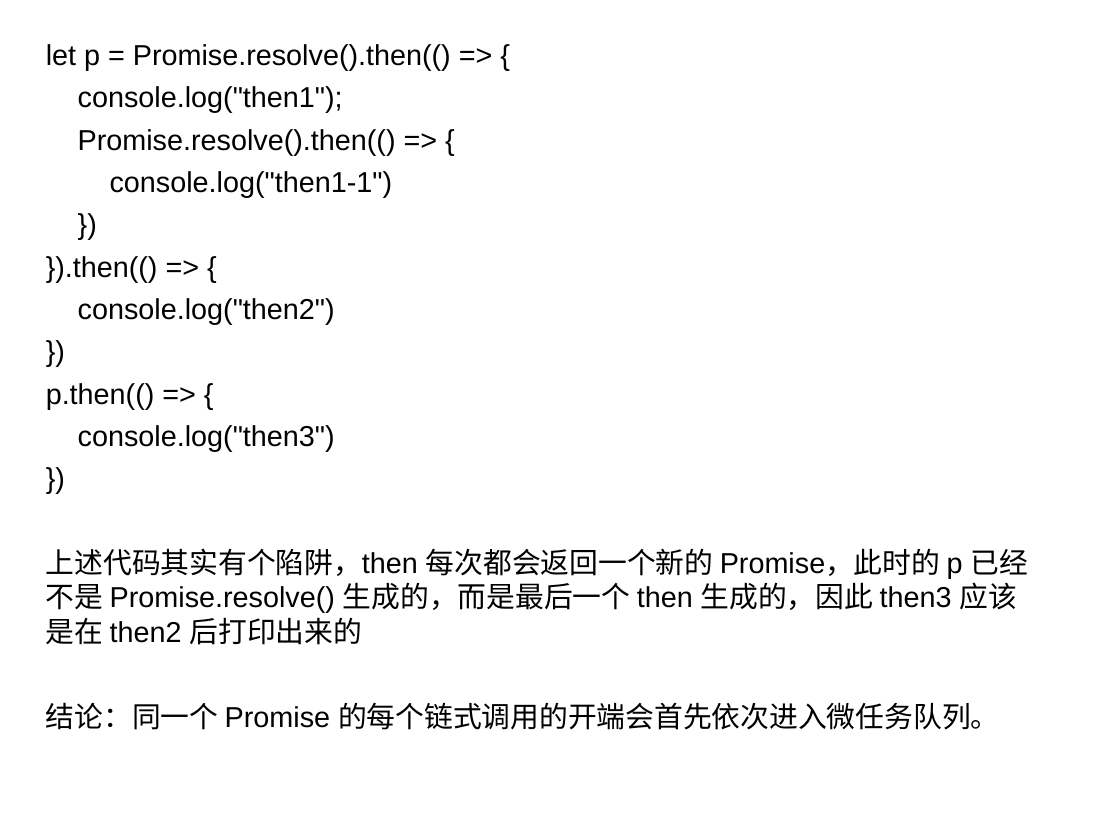
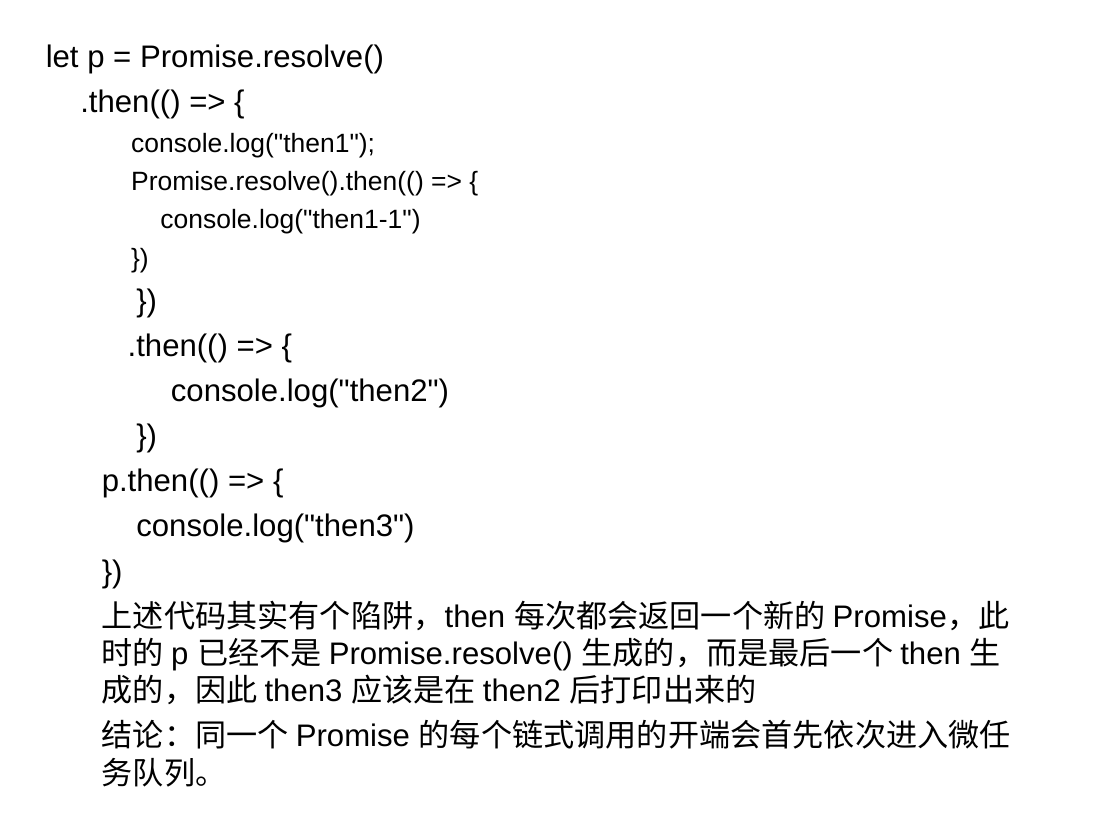
Before and after one commit to xiezhen19920612/antd_demo, a slide deck: slide 8 of ppt/promise.ppt (slide 7 before the commit). Drawn at 1120x840 pixels with LibreOffice and Linux fonts; fonts in the diff are those of the drawing. Boxes give left, top, right and bottom in pixels: in the first picture for what was removed or moved away, otherwise in the second. Text is boxed around its words. In the diff, an @@ line names an element or a change of style, - is before the commit and + after.

```diff
--- a/ppt/promise.ppt
+++ b/ppt/promise.ppt
@@ text at [46,44,384,119]: text changed; size 18.5 to 20 pt @@
-let p = Promise.resolve().then(() => {
+let p = Promise.resolve()
+.then(() => {
@@ text at [102,132,1011,787]: size 18.5 to 17 pt in "console.log("then1");", "Promise.resolve().then(() => {", "console.log("then1-1")", "})"; size 18.5 to 20 pt in "console.log("then2")", "})", "p.then(() => {", "console.log("then3")" and 3 more places; list level 1 to 2 in "console.log("then1");"; list level 1 to 2 in "Promise.resolve().then(() => {"; list level 1 to 2 in "console.log("then1-1")"; list level 1 to 2 in "})" @@
@@ text at [128,333,228,362]: text changed; size 18.5 to 20 pt @@
-}).then(() => {
+})
+.then(() => {
```
Also in this commit, not shown: 1 slide added.
